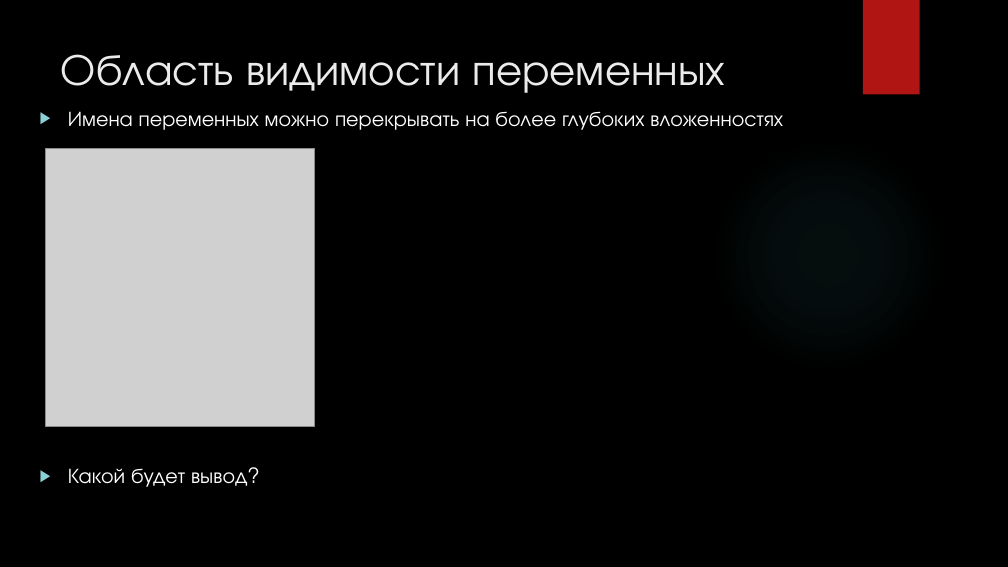
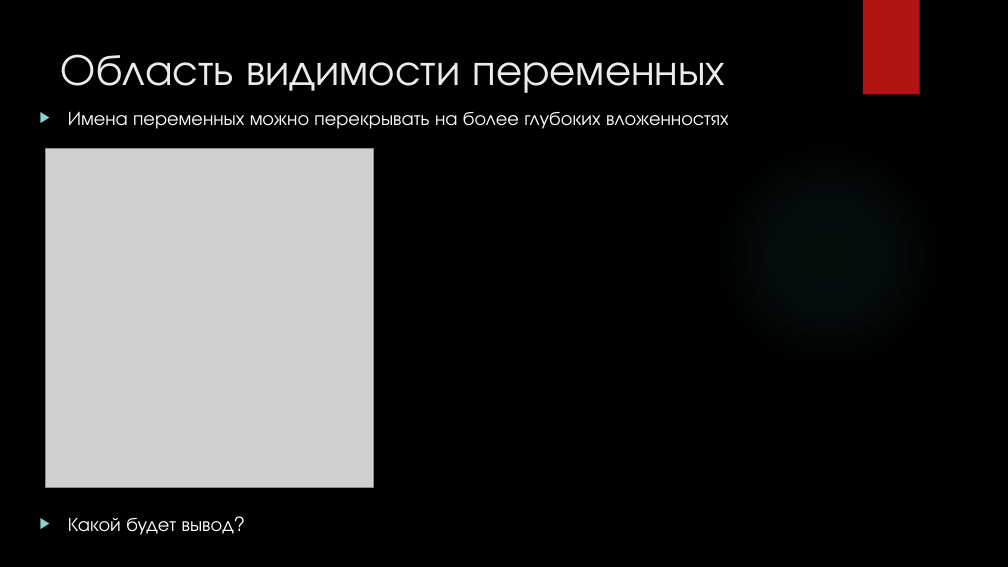
Before and after one commit to cansat-rsce/Organisation, a slide deck: slide 14 of лекции/Лекция2. Программирование на языке С (продолжение).pptx (slide 9 before the commit). Drawn at 1008x567 pixels with LibreOffice and Linux fonts; fonts in the diff are those of the drawing; grey boxes stand for pictures; background and template pictures are left out. Boxes give left, top, right and bottom in pixels: in the first picture for what was removed or moved away, otherwise in the second. Text is boxed around its words. In the diff, an @@ line names an element or a change of style, - is before the commit and + after.

```diff
--- a/лекции/Лекция2. Программирование на языке С (продолжение).pptx
+++ b/лекции/Лекция2. Программирование на языке С (продолжение).pptx
@@ text "Имена переменных можно перекрывать на ..." at [68, 112, 729, 535]: size 20 to 18.5 pt @@
@@ picture: place and size @@
-picture at [46, 148, 315, 426]
+picture at [46, 148, 374, 488]
```
Also in this commit, not shown: 11 other slides changed, 28 slides added, 1 other file.
